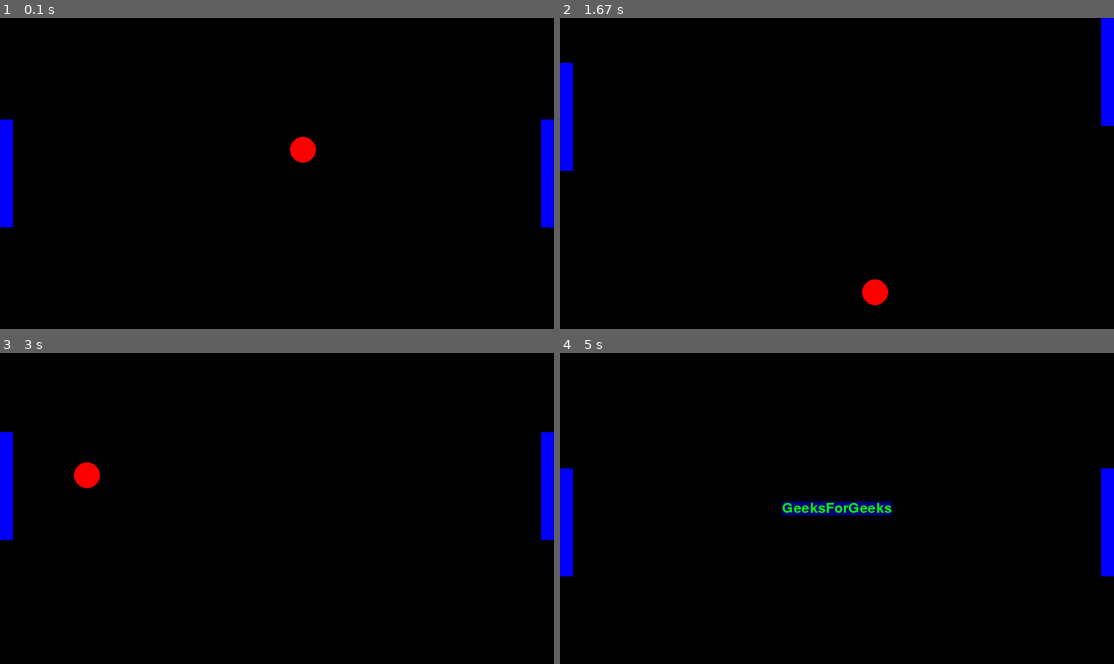
Above: before the commit, frames 1-4 (two rows, left to right).
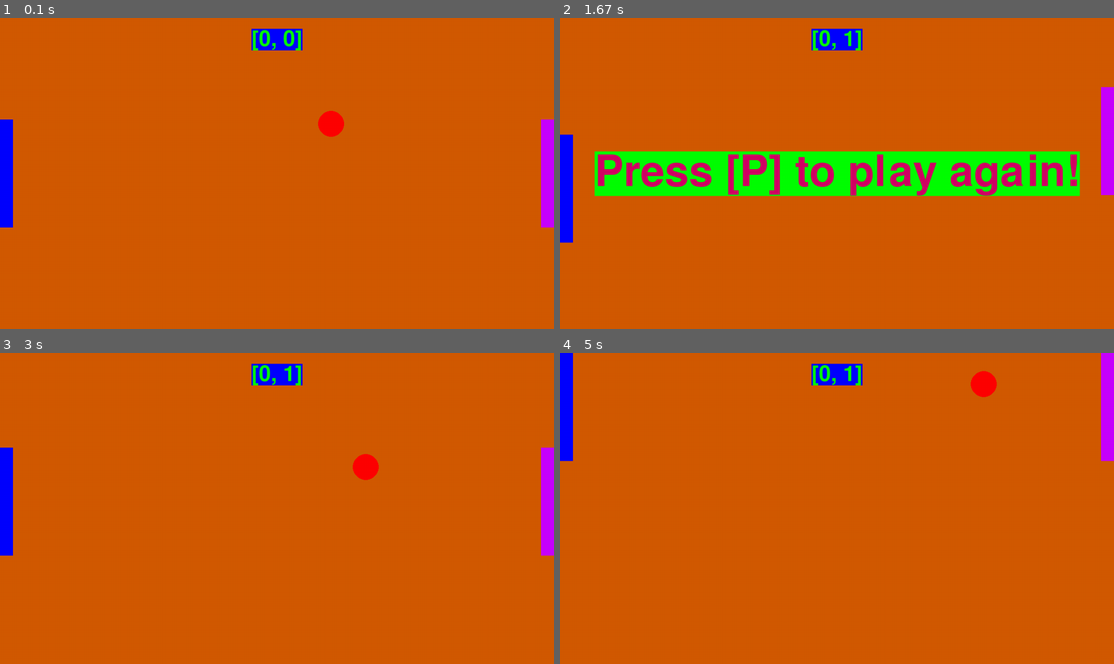
Above: after the commit, the same moments.

Repository: victoongo/games
Game: pygame game, started from pong/pong.py
Same seed, same stepped clock (60 frames per second), same inputs: the game is played once before the commit and once after it.
Inputs:
- Up to frame 1 (0.1 s): no input
- Up to frame 2 (1.67 s): hold Up 0.33-0.8 s; hold Down 0.83-1.13 s; hold S 0.83-1.13 s; hold Up 1.17-1.53 s; hold W 1.17-1.53 s
- Up to frame 3 (3 s): hold P 1.97-2.43 s; hold Up 2.47-2.77 s; hold W 2.47-2.77 s; hold Down from 2.8 s (still down); hold S from 2.8 s (still down)
- Up to frame 4 (5 s): release Down at 3.1 s; release S at 3.1 s; hold Up 3.13-3.5 s; hold W 3.13-3.5 s; hold Down 3.53-3.9 s; hold S 3.53-3.9 s; hold Up 3.93-4.23 s; hold W 3.93-4.23 s; hold Down 4.27-4.57 s; hold S 4.27-4.57 s; hold Up 4.6-4.97 s; hold W 4.6-4.97 s

The runs differ from the first frame. In frame 1, 99% of the frame differs, in the area x 0-100%, y 0-100%; in frame 2, 100%; in frame 3, 99%; in frame 4, 100%.

Commit message:
added score mechanics and a losing message, color options for everything

Diff:
--- a/pong/pong.py
+++ b/pong/pong.py
@@ -1,21 +1,50 @@
-# Example file showing a circle moving on screen
+# import stuff
 import pygame
 import random
 
-# variables
-player_speed = 1000
+# colors for reference
+red = (255, 0, 0)
+orange = (210, 90, 0)
+green = (0, 255, 0)
+blue = (0, 0, 255)
+purple = (200, 0, 255)
+pink = (210, 0, 100)
+white = (255, 255, 255)
+black = (0, 0, 0)
+eh = (200, 50, 100)
+
+# variables (all of them can be edited to produce some GOOFY variations!)
+auto_restart = False
+fps = 60
+bg_color = orange
+player_speed = 1200
+
 window_width = 1280
 window_height = 720
+
 paddle_width = 30
 paddle_height = 250
 paddle_dist_from_wall = 0
+
 ball_radius = 30
 ball_speed_variation = (1, 3)
-beginning_ball_speed = (10, 15)
-ball_color = "red"
-paddle_color = "blue"
+beginning_ball_speed = (20, 30)
 
-# pygame setup
+ball_color = red
+left_paddle_color = blue
+right_paddle_color = purple
+
+loser_text = 'Press [P] to play again!'
+loser_font = 'freesansbold.ttf'
+losertextcolor1 = pink
+losertextcolor2 = green
+
+points = [0, 0]
+score_font = 'freesansbold.ttf'
+scoretextcolor1 = green
+scoretextcolor2 = blue
+
+# pygame setup, variable definitions
 pygame.init()
 screen = pygame.display.set_mode((window_width, window_height))
 clock = pygame.time.Clock()
@@ -23,61 +52,55 @@
 dt = 0
 bounced = None
 game_on = True
-points = [0, 0]
 
-
-
+# collision engine variable setup
 ball_pos = pygame.Vector2(screen.get_width() / 2, screen.get_height() / 2)
 ball_velocity = pygame.Vector2(random.choice([-1, 1])*random.randint(beginning_ball_speed[0], beginning_ball_speed[1]), \
                                random.choice([-1, 1])*random.randint(beginning_ball_speed[0], beginning_ball_speed[1]))
 left_paddle_pos = pygame.Vector2(paddle_dist_from_wall, (window_height-paddle_height)/2)
 right_paddle_pos = pygame.Vector2(window_width-paddle_dist_from_wall-paddle_width, (window_height-paddle_height)/2)
 
-white = (255, 255, 255)
-green = (0, 255, 0)
-blue = (0, 0, 128)
-
-font = pygame.font.Font('freesansbold.ttf', 32)
-
-# create a text surface object,
-# on which text is drawn on it.
-text = font.render('GeeksForGeeks', True, green, blue)
-
-# create a rectangular object for the
-# text surface object
-textRect = text.get_rect()
-
-# set the center of the rectangular object.
-textRect.center = (window_width // 2, window_height // 2)
-
+# game loop
 while running:
-    # poll for events
     # pygame.QUIT event means the user clicked X to close your window
     for event in pygame.event.get():
         if event.type == pygame.QUIT:
             running = False
 
-    # fill the screen with a color to wipe away anything from last frame
-    screen.fill("black")
+    # keybind list
+    keys = pygame.key.get_pressed()
 
-    screen.blit(text, textRect)
+    # stops the game if someone loses, and the score updater
+    if game_on:
+        if ball_pos.x > window_width + ball_radius + 20:
+            game_on = False
+            points[0] += 1
+        elif ball_pos.x < -ball_radius - 20:
+            game_on = False
+            points[1] += 1
 
-    # draw all the objects
-    pygame.draw.circle(screen, "red", ball_pos, ball_radius)
-    pygame.draw.rect(screen, "blue", (left_paddle_pos.x, left_paddle_pos.y, paddle_width, paddle_height))
-    pygame.draw.rect(screen, "blue", (right_paddle_pos.x, right_paddle_pos.y, paddle_width, paddle_height))
+    # text - text when someone loses plus the score
+    loser_text_obj = pygame.font.Font(loser_font, 100).render(loser_text, True, losertextcolor1, losertextcolor2)
+    score_text_obj = pygame.font.Font(score_font, 50).render(str(points), True, scoretextcolor1, scoretextcolor2)
+    loser_text_rect = loser_text_obj.get_rect()
+    score_text_rect = score_text_obj.get_rect()
+    loser_text_rect.center = (window_width // 2, window_height // 2)
+    score_text_rect.center = (window_width // 2, 50)
 
-    # keybinds
-    keys = pygame.key.get_pressed()
+
+    if not auto_restart:
+        screen.blit(loser_text_obj, loser_text_rect)
+    screen.blit(score_text_obj, score_text_rect)
 
     if game_on:
         # fill the screen with a color to wipe away anything from last frame
-        screen.fill("black")
+        screen.fill(bg_color)
 
         # draw all the objects
+        screen.blit(score_text_obj, score_text_rect)
         pygame.draw.circle(screen, ball_color, ball_pos, ball_radius)
-        pygame.draw.rect(screen, paddle_color, (left_paddle_pos.x, left_paddle_pos.y, paddle_width, paddle_height))
-        pygame.draw.rect(screen, paddle_color, (right_paddle_pos.x, right_paddle_pos.y, paddle_width, paddle_height))
+        pygame.draw.rect(screen, left_paddle_color, (left_paddle_pos.x, left_paddle_pos.y, paddle_width, paddle_height))
+        pygame.draw.rect(screen, right_paddle_color, (right_paddle_pos.x, right_paddle_pos.y, paddle_width, paddle_height))
 
         # keybinds
         if keys[pygame.K_w]:
@@ -125,16 +148,8 @@
         ball_pos.x += ball_velocity.x
         ball_pos.y += ball_velocity.y
 
-    # stops the game if someone loses
-    if ball_pos.x > window_width + ball_radius + 20:
-        game_on = False
-        points[0] += 1
-    elif ball_pos.x < -ball_radius - 20:
-        game_on = False
-        points[1] += 1
-
     # prass P to start a new game and keep the score
-    if keys[pygame.K_p] and game_on == False:
+    if (keys[pygame.K_p] or auto_restart) and game_on == False:
         game_on = True
         ball_pos = pygame.Vector2(screen.get_width() / 2, screen.get_height() / 2)
         ball_velocity = pygame.Vector2(random.choice([-1, 1])*random.randint(beginning_ball_speed[0], beginning_ball_speed[1]), \
@@ -146,6 +161,6 @@
     # limits FPS to 60
     # dt is delta time in seconds since last frame, used for framerate-
     # independent physics.
-    dt = clock.tick(60) / 1000
+    dt = clock.tick(fps) / 1000
 
 pygame.quit()
